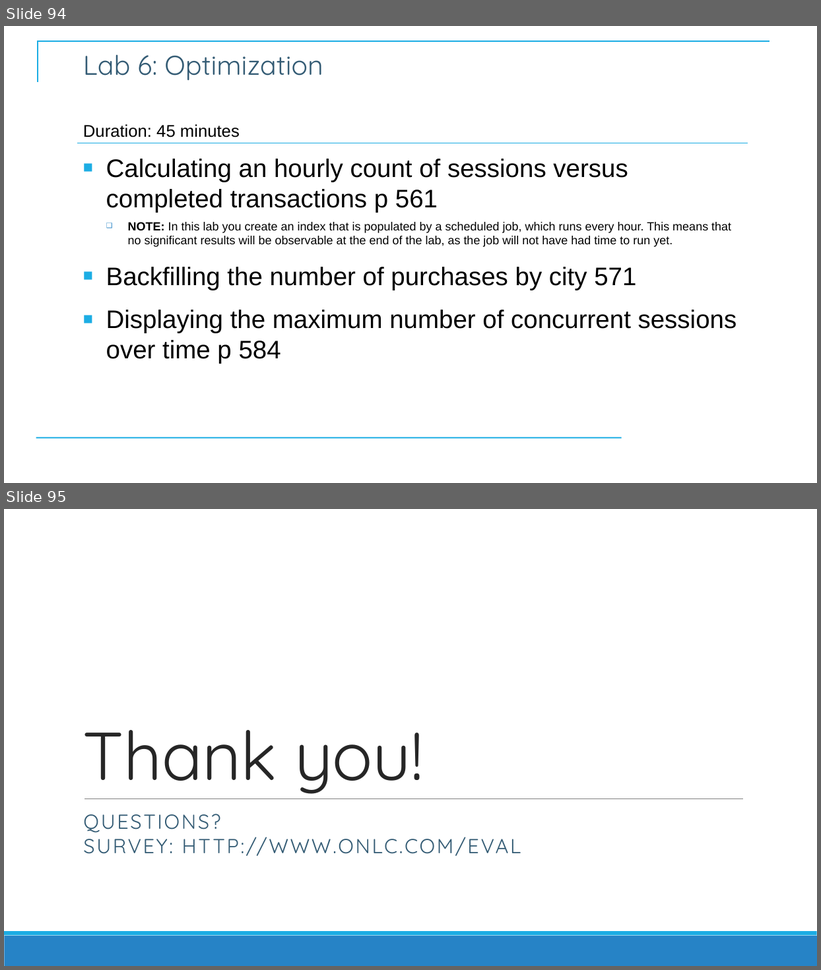
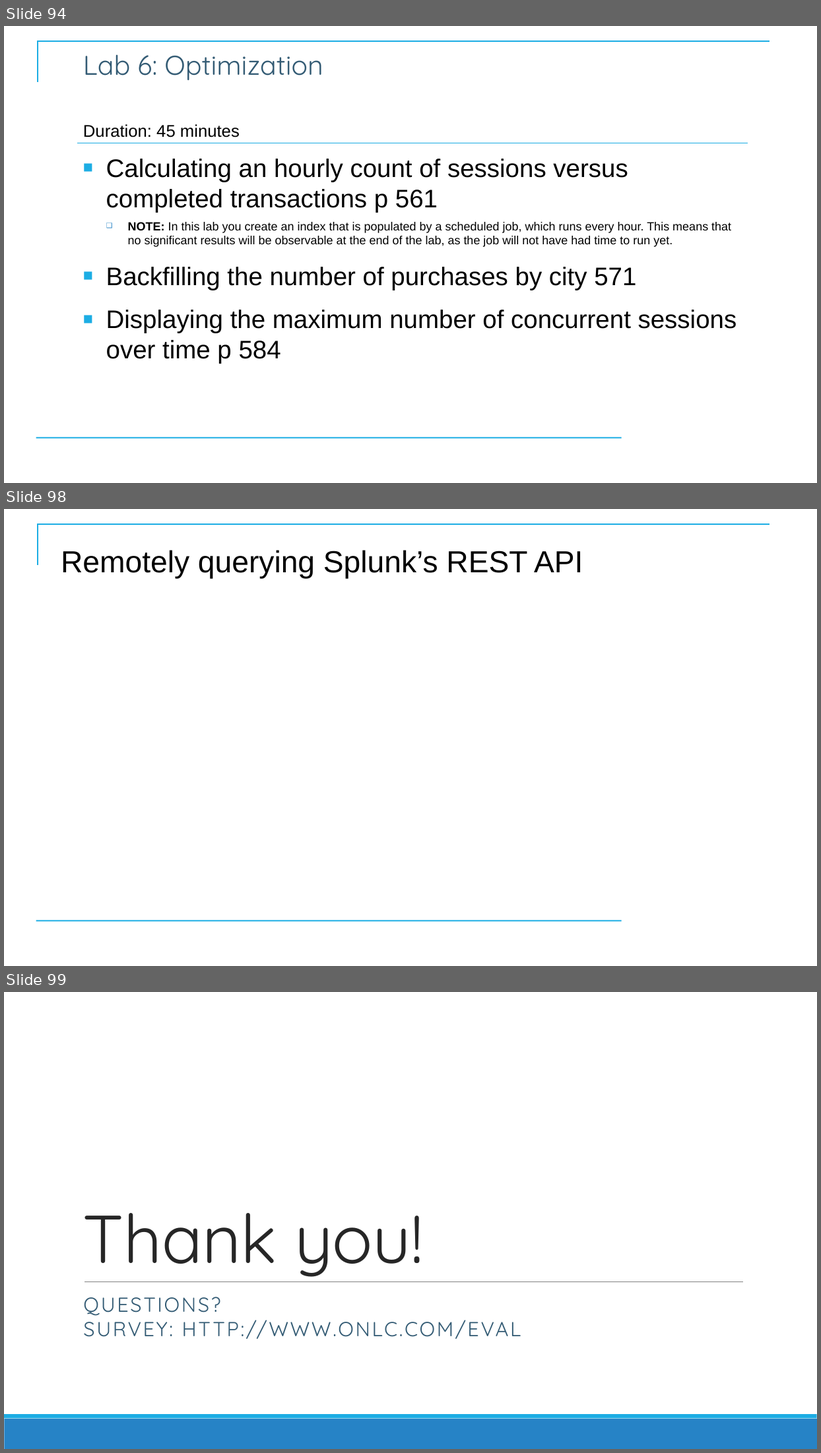
Before and after one commit to CostelloTechnicalConsulting/XSPLK2ClassFiles, a slide deck: ppt/SplunkFundamentals2v1_2.pptx. Shown one above the other, each under a label of ours: slides 94 and 95 before the commit, slides 94, 98 and 99 after it; the slides between them are not shown. The pictures are 821x970 and 821x1453 pixels, drawn with LibreOffice and Linux fonts; fonts in the diff are those of the drawing; background and template pictures are left out. Boxes give left, top, right and bottom in pixels: in the first picture for what was removed or moved away, otherwise in the second. Text is boxed around its words. In the diff, an @@ line names an element or a change of style, - is before the commit and + after.

```diff
--- a/ppt/SplunkFundamentals2v1_2.pptx
+++ b/ppt/SplunkFundamentals2v1_2.pptx
@@ slide 98 added at (4,509,817,966), background #FFFFFF; not listed: 2 template elements that a slide beside it also shows @@
@@ title added at (61,550,583,579), 36 pt, text #000000 @@
+Remotely querying Splunk’s REST API
@@ what was slide 95 is now slide 99 @@
```
Also in this commit, not shown: 3 other slides added.
